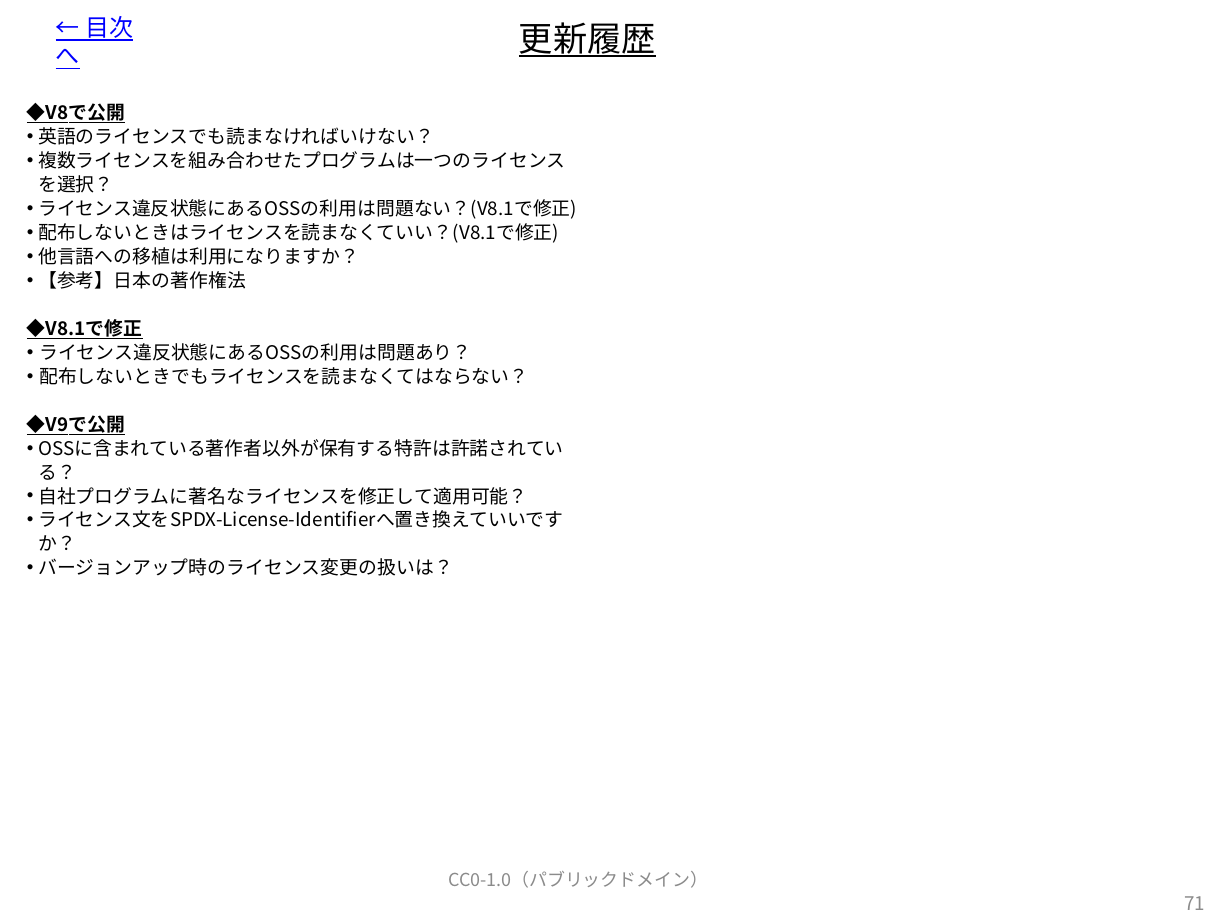
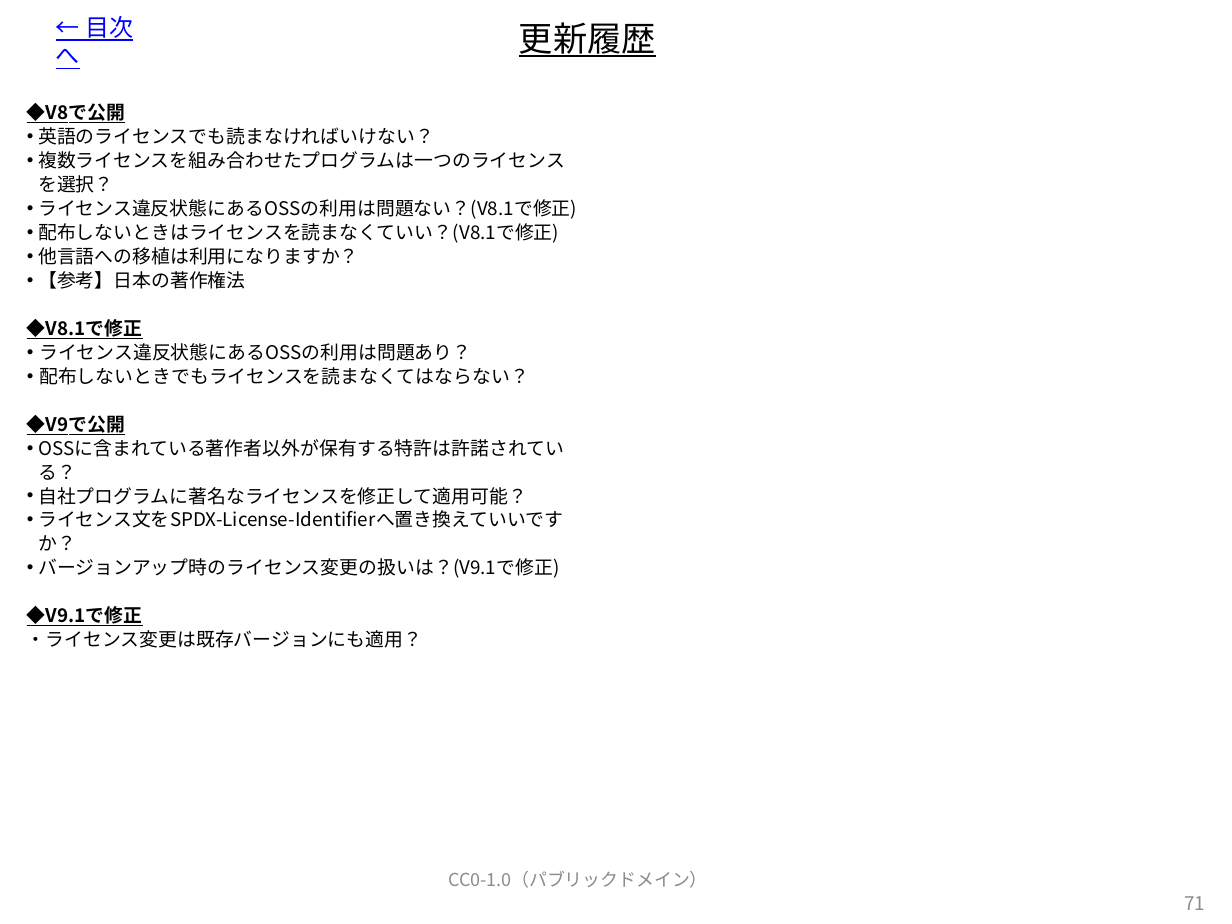
Before and after one commit to OpenChain-Project/OpenChain-JWG, a slide deck: slide 71 of Education_Material/FAQ/OSSライセンス関連でよくある誤解_CC0.pptx. Drawn at 1232x924 pixels with LibreOffice and Linux fonts; fonts in the diff are those of the drawing. Boxes give left, top, right and bottom in pixels: in the first picture for what was removed or moved away, otherwise in the second. Text is boxed around its words. In the diff, an @@ line names an element or a change of style, - is before the commit and + after.

```diff
--- a/Education_Material/FAQ/OSSライセンス関連でよくある誤解_CC0.pptx
+++ b/Education_Material/FAQ/OSSライセンス関連でよくある誤解_CC0.pptx
@@ text at (x1=27, y1=558, x2=559, y2=648): text changed @@
-• バージョンアップ時のライセンス変更の扱いは？
+• バージョンアップ時のライセンス変更の扱いは？(V9.1で修正)
+◆V9.1で修正
+・ライセンス変更は既存バージョンにも適用？
```
Also in this commit, not shown: 3 other slides changed, 4 other files.
